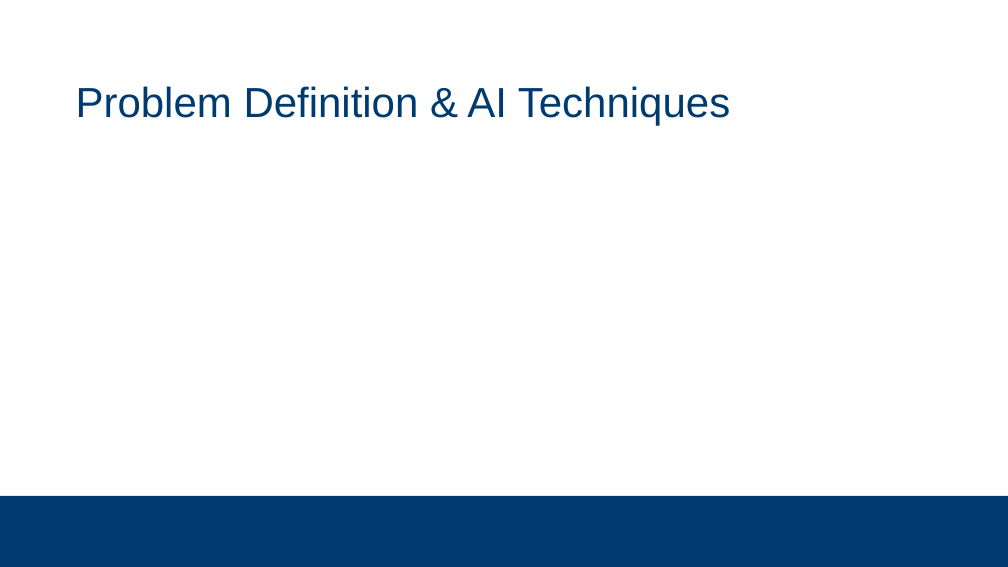
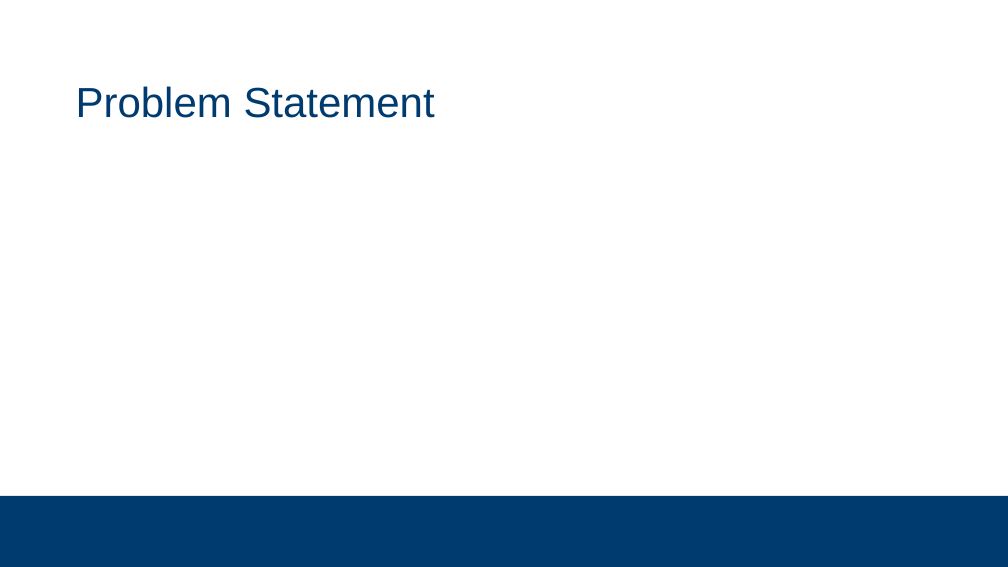
Before and after one commit to subsystem3/project, a slide deck: slide 4 of Final-Project-Team-2.pptx. Drawn at 1008x567 pixels with LibreOffice and Linux fonts; fonts in the diff are those of the drawing; background and template pictures are left out. Boxes give left, top, right and bottom in pixels: in the first picture for what was removed or moved away, otherwise in the second. Text is boxed around its words. In the diff, an @@ line names an element or a change of style, - is before the commit and + after.

```diff
--- a/Final-Project-Team-2.pptx
+++ b/Final-Project-Team-2.pptx
@@ title at (76, 86, 435, 118): text changed @@
-Problem Definition & AI Techniques
+Problem Statement
```
Also in this commit, not shown: 1 other slide changed, 10 slides added, 3 slides removed.
